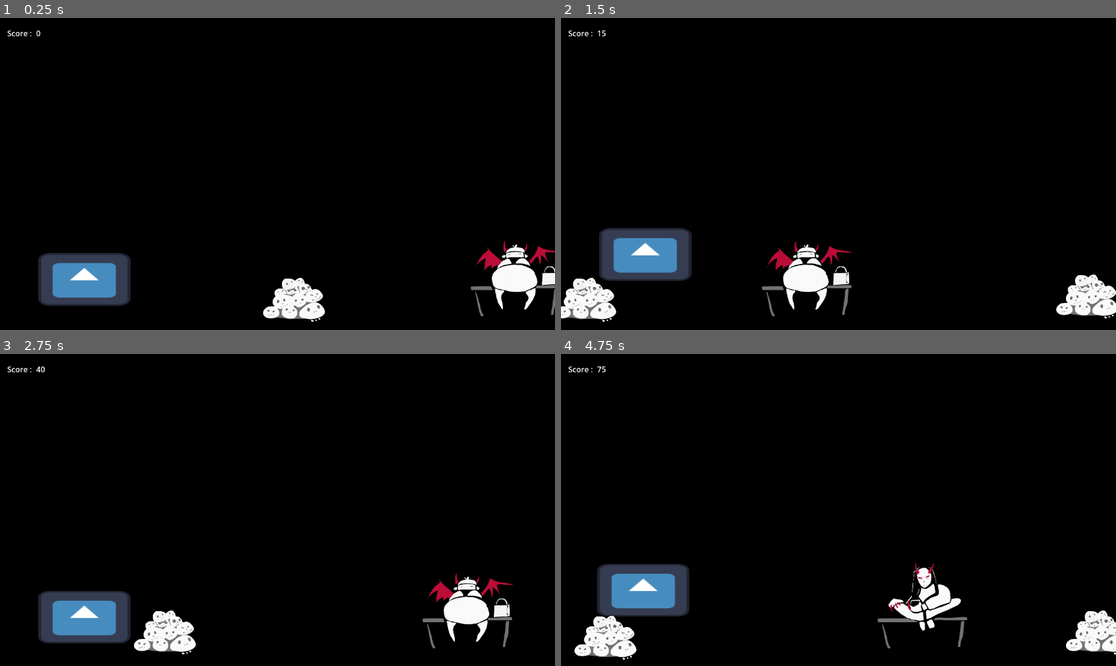
Above: before the commit, frames 1-4 (two rows, left to right).
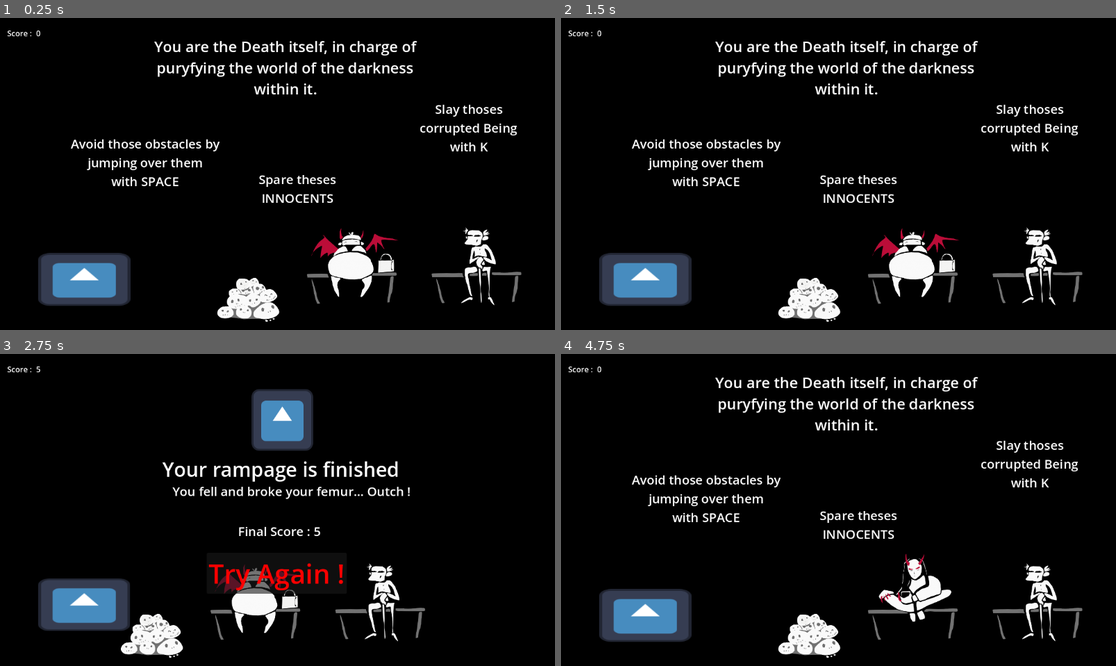
Above: after the commit, the same moments.

Repository: Guillemain/trijam
Game: Godot game, scene res://main.tscn
Two runs of this game, one before a commit and one after it. Both use one fixed random seed, a clock stepped at 60 frames per second and the inputs below. The engine's default icon, where the game draws it, is replaced by a stand-in: a white triangle on a blue panel in a dark square.
Inputs (mouse positions are in pixels of both pictures, inside the frame that each line leads up to):
- Up to frame 1 (0.25 s): no input
- Up to frame 2 (1.5 s): tap Enter at 0.5 s; move the mouse to (960, 158) at 0.52 s; press the mouse at (960, 158) at 0.53 s; tap Space (jump) at 0.77, 0.8, 1.07 s; release the mouse at (960, 158) at 1.25 s; click (838, 236) at 1.25 s, where only the run after the commit has a clickable "Try Again !"
- Up to frame 3 (2.75 s): move the mouse to (166, 525) at 2.02 s; tap Space (jump) at 2.1, 2.27, 2.57 s; click (166, 525) at 2.3 s
- Up to frame 4 (4.75 s): click (838, 572) at 2.75 s, where only the run after the commit has a clickable "Try Again !"; move the mouse to (894, 441) at 3.52 s; press the mouse at (894, 441) at 3.53 s; tap Space (jump) at 3.8 s; release the mouse at (894, 441) at 4.25 s; click (838, 572) at 4.25 s, where only the run after the commit has a clickable "Try Again !"

The runs differ from the first frame. In frame 1, 8.9% of the frame differs, in the area x 12-100%, y 7-98%; in frame 2, 13%, in the area x 0-100%, y 4-98%; in frame 3, 11%; in frame 4, 12%.

Commit message:
Game loop completed

Diff:
--- a/trijam-255/GameManager.gd
+++ b/trijam-255/GameManager.gd
@@ -10,11 +10,14 @@
 var gameStarted := false
 signal gameStart
 
-signal endOfGame(String)
+var isDead := false
+signal endOfGame()
 
 # Called when the node enters the scene tree for the first time.
 func _ready():
 	%Level.isLevelMoving = false
+	$DeathPanel.visible = false
+	$TutoPanel.visible = true
 
 
 # Called every frame. 'delta' is the elapsed time since the previous frame.
@@ -22,6 +25,9 @@
 	if !gameStarted:
 		if Input.is_action_pressed("attack"):
 			startGame()
+		return
+
+	if isDead:
 		return
 
 	# raise score every second
@@ -33,20 +39,37 @@
 	%Score.text = str(score)
 
 
-func PeonSlayed(type : Peon.EPeonType):
-	if type == Peon.EPeonType.DEVIL:
+func PeonSlayed(type : String):
+	if type == "DEVIL":
 		print("Killed DEVIL")
 		score += scoreDevil
 	else:
 		print("Killed INNOCENT")
-		endOfGame.emit("You killed an INNOCENT Soul...")
+		%DeathReason.text = "You killed an INNOCENT Soul..."
+		endGame()
 
 
 func trunkHit():
-	endOfGame.emit("You fell and broke your femur... Outch !")
+	%DeathReason.text = "You fell and broke your femur... Outch !"
+	endGame()
 
 
 func startGame():
 	gameStart.emit()
 	gameStarted = true
 	%Level.isLevelMoving = true
+	$TutoPanel.visible = false
+
+
+func endGame():
+	if isDead:
+		return
+
+	isDead = true
+	%Level.isLevelMoving = false
+	%FinalScore.text = %FinalScore.text + str(score)
+	endOfGame.emit()
+	$DeathPanel.visible = true
+
+func restart():
+	get_tree().reload_current_scene()
--- a/trijam-255/Level.gd
+++ b/trijam-255/Level.gd
@@ -43,10 +43,10 @@
 	var random_float = randf()
 	if random_float < ProbaDevil:
 		var instance = spawnSomething(devil) as Peon
-		instance.isKilled.connect(%GameManager.PeonSlayed.bind(Peon.EPeonType.DEVIL))
+		instance.isKilled.connect(%GameManager.PeonSlayed.bind("DEVIL"))
 	else:
 		var instance = spawnSomething(innocent) as Peon
-		instance.isKilled.connect(%GameManager.PeonSlayed.bind(Peon.EPeonType.INNOCENT))
+		instance.isKilled.connect(%GameManager.PeonSlayed.bind("INNOCENT"))
 
 	startNextPeonSpawnTimer()
 
--- a/trijam-255/main.tscn
+++ b/trijam-255/main.tscn
@@ -6,6 +6,7 @@
 [ext_resource type="PackedScene" uid="uid://bw3ogj7xiaj3i" path="res://Trunk/trunk.tscn" id="3_tgrgu"]
 [ext_resource type="PackedScene" uid="uid://bb8phikbuvpaw" path="res://Peon/devil.tscn" id="4_ldifs"]
 [ext_resource type="Script" path="res://GameManager.gd" id="6_p4xbc"]
+[ext_resource type="Texture2D" uid="uid://bd38e2ar0j8jt" path="res://icon.svg" id="7_onu42"]
 
 [sub_resource type="SegmentShape2D" id="SegmentShape2D_gj4k8"]
 a = Vector2(-217, 0)
@@ -45,11 +46,14 @@
 
 [node name="ToMove" type="Node2D" parent="Level"]
 
+[node name="Trunk" parent="Level/ToMove" instance=ExtResource("3_tgrgu")]
+position = Vector2(514, 600)
+
+[node name="Devil" parent="Level/ToMove" instance=ExtResource("4_ldifs")]
+position = Vector2(990, 574)
+
 [node name="Peon" parent="Level/ToMove" instance=ExtResource("2_lnovw")]
-position = Vector2(1071, 601)
-
-[node name="Trunk" parent="Level/ToMove" instance=ExtResource("3_tgrgu")]
-position = Vector2(609, 600)
+position = Vector2(731, 575)
 
 [node name="Spawn" type="Node2D" parent="Level"]
 position = Vector2(1291, 593)
@@ -106,6 +110,117 @@
 layout_mode = 2
 text = "0"
 
+[node name="DeathPanel" type="Control" parent="GameManager"]
+layout_mode = 3
+anchors_preset = 0
+offset_right = 40.0
+offset_bottom = 40.0
+
+[node name="TextureRect" type="TextureRect" parent="GameManager/DeathPanel"]
+layout_mode = 0
+offset_left = 522.0
+offset_top = 73.0
+offset_right = 650.0
+offset_bottom = 201.0
+texture = ExtResource("7_onu42")
+
+[node name="Label" type="Label" parent="GameManager/DeathPanel"]
+layout_mode = 0
+offset_left = 334.0
+offset_top = 211.0
+offset_right = 832.0
+offset_bottom = 268.0
+theme_override_font_sizes/font_size = 41
+text = "Your rampage is finished"
+horizontal_alignment = 1
+
+[node name="DeathReason" type="Label" parent="GameManager/DeathPanel"]
+unique_name_in_owner = true
+layout_mode = 0
+offset_left = 358.0
+offset_top = 267.0
+offset_right = 802.0
+offset_bottom = 318.0
+theme_override_font_sizes/font_size = 26
+text = "Toto lorem ipsum"
+horizontal_alignment = 1
+
+[node name="FinalScore" type="Label" parent="GameManager/DeathPanel"]
+unique_name_in_owner = true
+layout_mode = 0
+offset_left = 358.0
+offset_top = 350.0
+offset_right = 802.0
+offset_bottom = 401.0
+theme_override_font_sizes/font_size = 26
+text = "Final Score : "
+horizontal_alignment = 1
+
+[node name="Button" type="Button" parent="GameManager/DeathPanel"]
+layout_mode = 0
+offset_left = 429.0
+offset_top = 413.0
+offset_right = 720.0
+offset_bottom = 498.0
+theme_override_colors/font_color = Color(1, 0, 0, 1)
+theme_override_font_sizes/font_size = 56
+text = "Try Again !"
+
+[node name="TutoPanel" type="Control" parent="GameManager"]
+visible = false
+layout_mode = 3
+anchors_preset = 0
+offset_right = 40.0
+offset_bottom = 40.0
+
+[node name="RichTextLabel" type="RichTextLabel" parent="GameManager/TutoPanel"]
+layout_mode = 0
+offset_left = 306.0
+offset_top = 37.0
+offset_right = 879.0
+offset_bottom = 322.0
+theme_override_font_sizes/normal_font_size = 31
+bbcode_enabled = true
+text = "[center]You are the Death itself, in charge of puryfying the world of the darkness within it.[/center]"
+
+[node name="Trunk" type="Label" parent="GameManager/TutoPanel"]
+layout_mode = 0
+offset_left = 134.0
+offset_top = 243.0
+offset_right = 469.0
+offset_bottom = 357.0
+theme_override_font_sizes/font_size = 26
+text = "Avoid those obstacles by
+jumping over them
+with SPACE"
+horizontal_alignment = 1
+
+[node name="Trunk2" type="Label" parent="GameManager/TutoPanel"]
+layout_mode = 0
+offset_left = 450.0
+offset_top = 317.0
+offset_right = 785.0
+offset_bottom = 431.0
+theme_override_font_sizes/font_size = 26
+text = "Spare theses
+INNOCENTS"
+horizontal_alignment = 1
+
+[node name="Trunk3" type="Label" parent="GameManager/TutoPanel"]
+layout_mode = 0
+offset_left = 798.0
+offset_top = 171.0
+offset_right = 1148.0
+offset_bottom = 285.0
+theme_override_font_sizes/font_size = 26
+text = "Slay thoses
+corrupted Being
+with K"
+horizontal_alignment = 1
+
 [connection signal="hitATrunk" from="Mort-o-cycle" to="GameManager" method="trunkHit"]
+[connection signal="isKilled" from="Level/ToMove/Devil" to="GameManager" method="PeonSlayed" binds= ["DEVIL"]]
+[connection signal="isKilled" from="Level/ToMove/Peon" to="GameManager" method="PeonSlayed" binds= ["INNOCENT"]]
 [connection signal="timeout" from="Level/TrunkTimer" to="Level" method="spawnTrunk"]
 [connection signal="timeout" from="Level/PeonTimer" to="Level" method="randomPeonSpawn"]
+[connection signal="pressed" from="GameManager/DeathPanel/Button" to="GameManager" method="restart"]
Not shown: 1 places in trijam-255/main.tscn that only renumber resources
